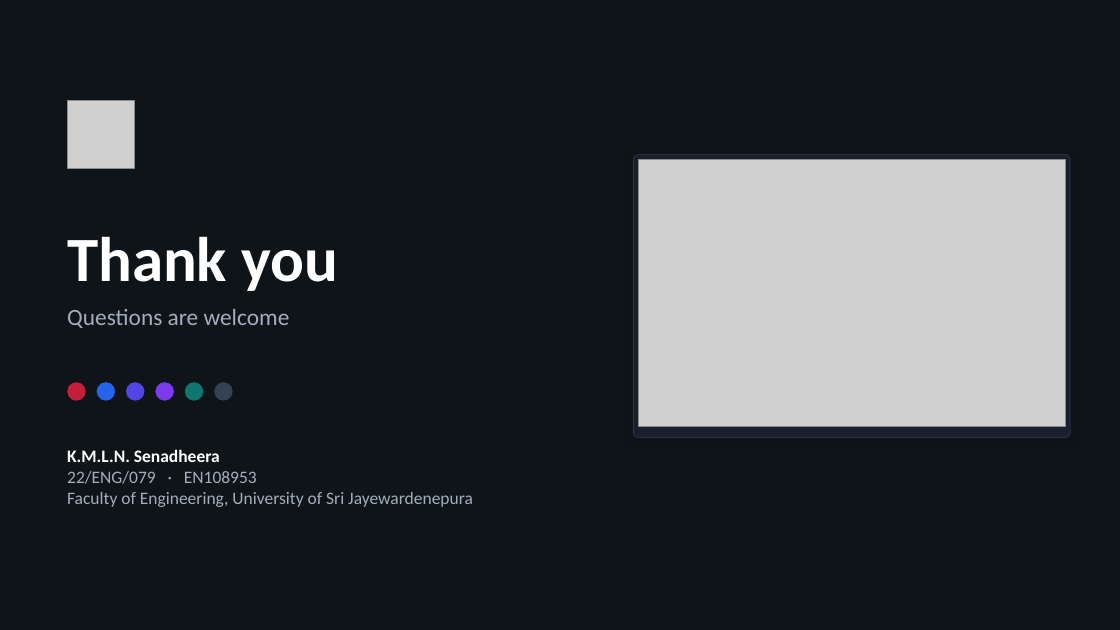
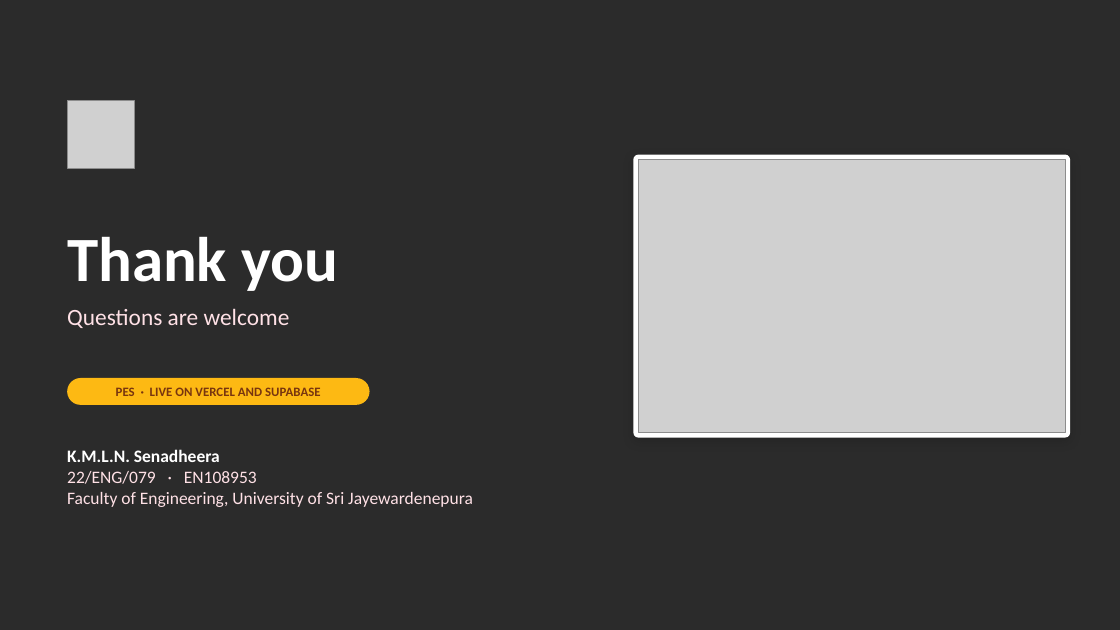
Before and after one commit to Senadheera-eng/Performance-Evaluation-System, a slide deck: slide 13 of presentations/PES_Mid_Progress_Evaluation.pptx (slide 12 before the commit). Drawn at 1120x630 pixels with LibreOffice and Linux fonts; fonts in the diff are those of the drawing; grey boxes stand for pictures; background and template pictures are left out; a plain dark background stands for a picture behind light text. Boxes give left, top, right and bottom in pixels: in the first picture for what was removed or moved away, otherwise in the second. Text is boxed around its words. In the diff, an @@ line names an element or a change of style, - is before the commit and + after.

Commit message:
Restyle the presentation in PES colours, with a timeline slide
Follows the presenter's cut. Adds a clearer architecture diagram and
splits remaining work from future work; the speech matches the slides.

```diff
--- a/presentations/PES_Mid_Progress_Evaluation.pptx
+++ b/presentations/PES_Mid_Progress_Evaluation.pptx
@@ background #0F1419 to picture (left out) @@
@@ rounded rectangle at box(634, 155, 1070, 438): fill #1A1F2E to #FFFFFF; outline #2A3142 0.75 pt to none @@
@@ picture: place and size @@
-picture at box(639, 160, 1065, 426)
+picture at box(639, 160, 1065, 433)
@@ text "Questions are welcome" at box(67, 308, 290, 328): text colour #A3AEBD to #FFE1E6 @@
@@ ellipse removed at box(67, 382, 86, 401) @@
@@ rounded rectangle added at box(67, 378, 370, 405), fill #FDB913 @@
@@ ellipse removed at box(97, 382, 115, 401) @@
@@ text added at box(116, 387, 320, 396), 11 pt, text #78350F, bold @@
+PES · LIVE ON VERCEL AND SUPABASE
@@ ellipse removed at box(126, 382, 145, 401) @@
@@ ellipse removed at box(155, 382, 174, 401) @@
@@ ellipse removed at box(185, 382, 203, 401) @@
@@ ellipse removed at box(214, 382, 233, 401) @@
@@ text at box(67, 471, 473, 507): text colour #A3AEBD to #FFE1E6 in "22/ENG/079 · EN108953", "Faculty of Engineering, University of Sri Jayewardenepura" @@
```
Also in this commit, not shown: 10 other slides changed, 2 slides added, 4 slides removed, 1 other file.
